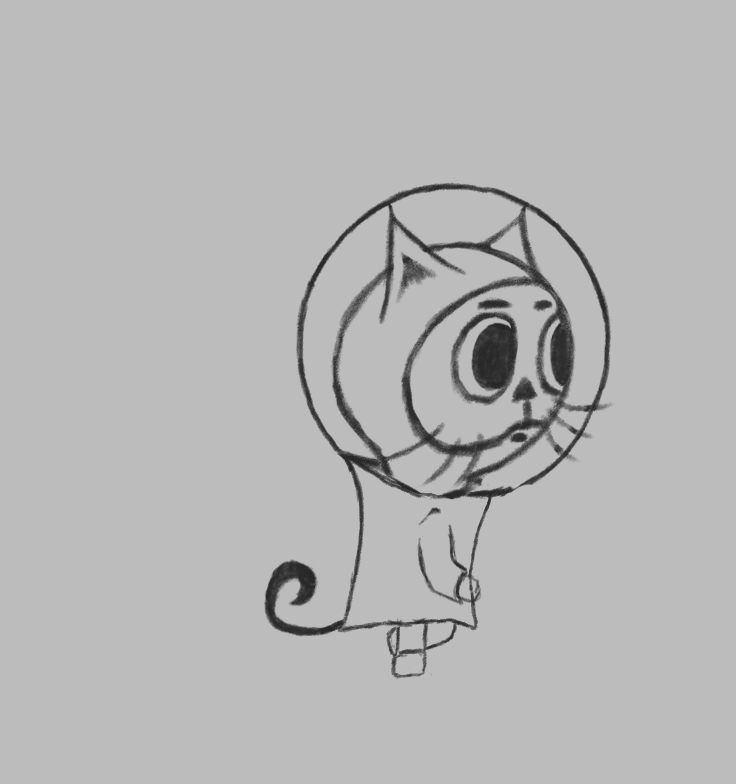
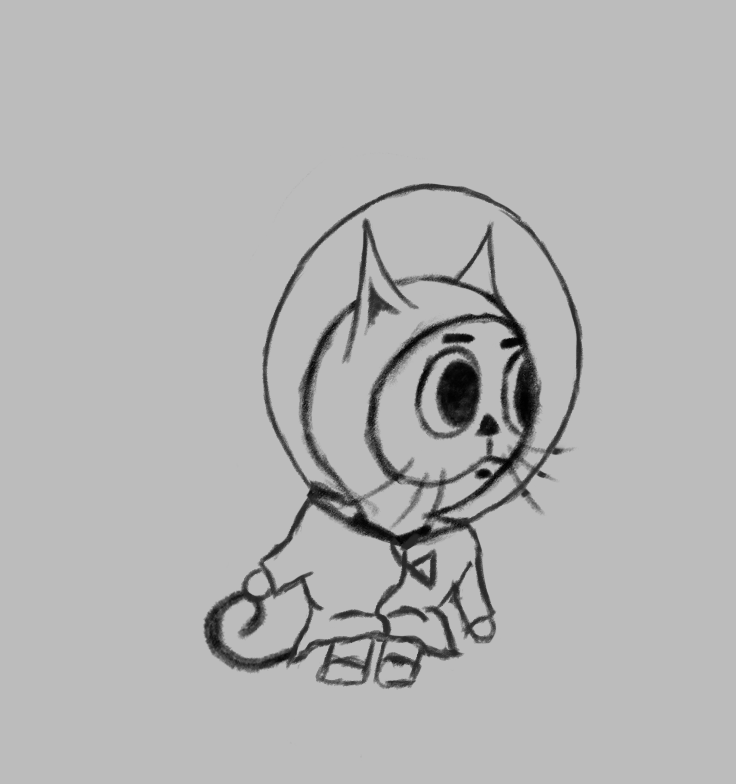
Two versions of the same layered image (736x784). Layer-by-layer changes:
showed group "Jump" (3 layers) over box(212, 207, 571, 690)
added group "0" (1st of 2) with 3 layers above "Stopping" over box(202, 153, 584, 758)
added layer "Layer 40" in group "0" over box(240, 183, 584, 690)
added layer "Idle copy 2" in group "0" over box(202, 153, 579, 758)
hid group "9" (2 layers), moved it into group "Running" over box(263, 153, 614, 679)
painted on "Layer 36" over box(468, 491, 509, 617)
painted on "3544" over box(395, 486, 474, 573)
